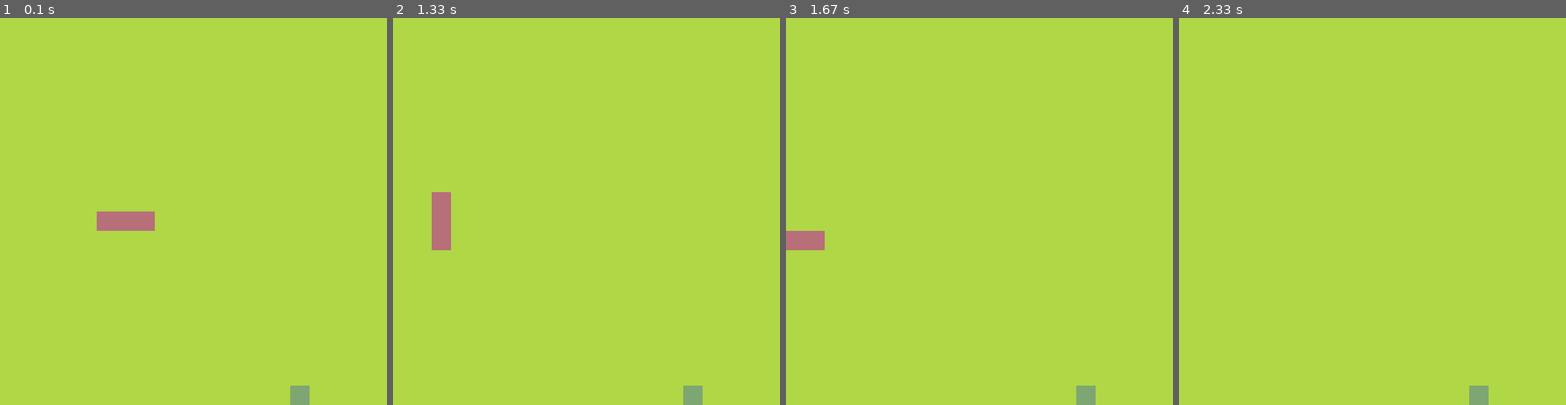
Above: before the commit, frames 1-4 (left to right).
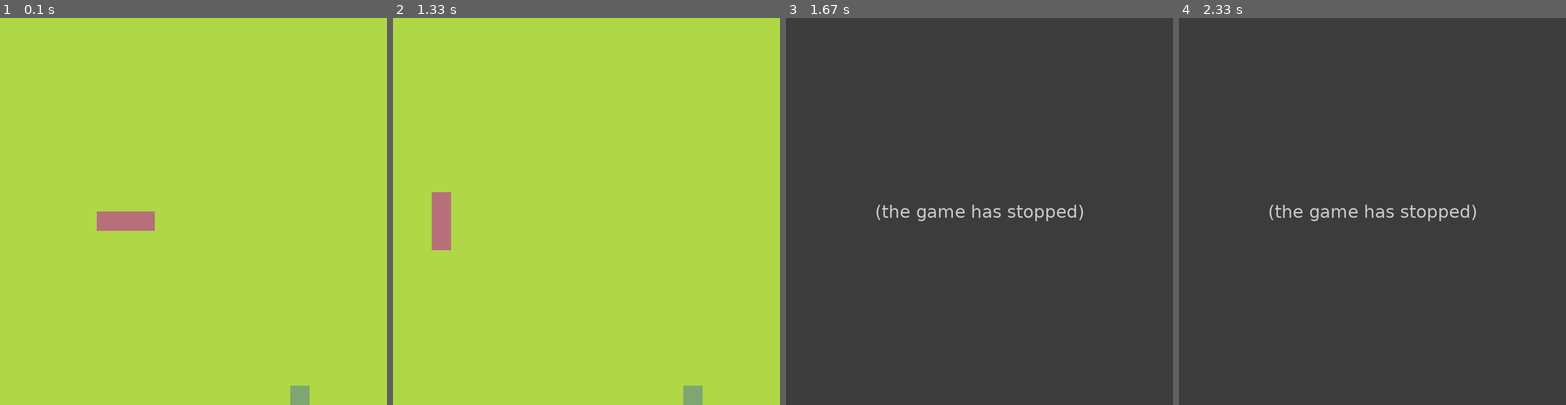
Above: after the commit, the same moments.

Repository: brachetti/pygame-snake
Game: pygame game, started from main.py
Same seed, same stepped clock (60 frames per second), same inputs: the game is played once before the commit and once after it.
Inputs:
- Up to frame 1 (0.1 s): no input
- Up to frame 2 (1.33 s): hold Left 0.33-0.87 s; hold Down 0.9-1.2 s; hold Left from 1.23 s (still down)
- Up to frame 3 (1.67 s): release Left at 1.63 s
- Up to frame 4 (2.33 s): no input

Frames 1-2 are identical in both runs. In frame 3, 100% of the frame differs, in the area x 0-100%, y 0-100%; in frame 4, 100%.
After the commit the program exited at 1.52 s; later frames show no game.

Commit message:
close on collisions

Diff:
--- a/main.py
+++ b/main.py
@@ -86,6 +86,15 @@
             fruit.reposition()
             self.ate_fruit = True
 
+    def is_outside(self):
+        head = self.body[0]
+        return head.x <= 0 or head.x == CELL_NUMBER or head.y <= 0 or head.y == CELL_NUMBER
+
+    def hits_itself(self):
+        head = self.body[0]
+        body = self.body[1:]
+        return head in body
+
 class Fruit:
     color = (126, 166, 114)
 
@@ -106,6 +115,7 @@
     def __init__(self) -> None:
         self.snake = Snake()
         self.fruit = Fruit()
+        self.game_over = False
 
     def update(self):
         self.snake.move_snake()
@@ -121,6 +131,13 @@
     def check_collision(self):
         self.snake.fruit_collission(self.fruit)
 
+        if self.snake.is_outside():
+            self.game_over = True
+
+        if self.snake.hits_itself():
+            self.game_over = True
+
+
 pygame.init()
 screen = pygame.display.set_mode((CELL_SIZE*CELL_NUMBER, CELL_SIZE*CELL_NUMBER))
 clock = pygame.time.Clock()
@@ -130,6 +147,10 @@
 main_game = Main()
 
 while True:
+    if main_game.game_over:
+        pygame.quit()
+        sys.exit()
+
     for event in pygame.event.get():
         if event.type == pygame.QUIT:
             pygame.quit()
